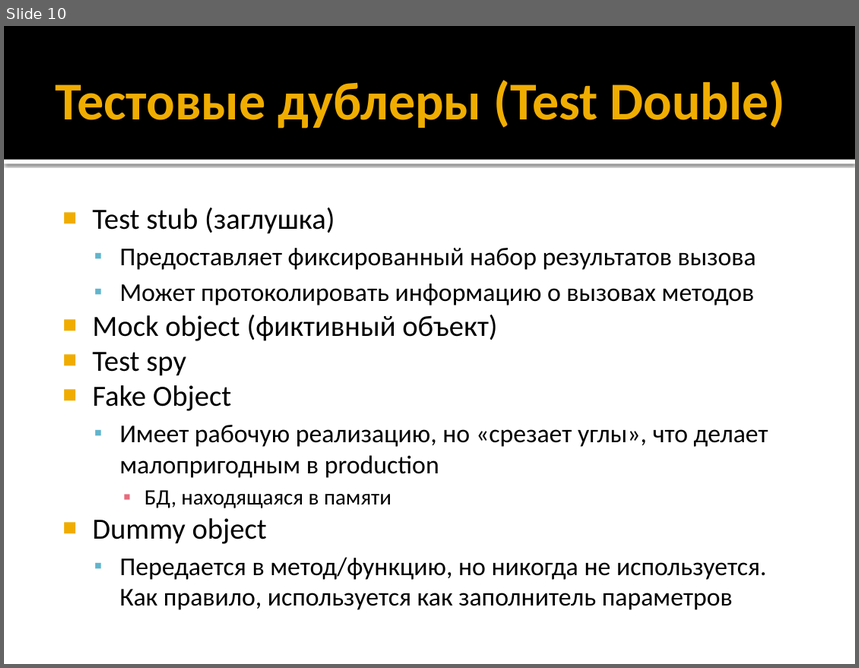
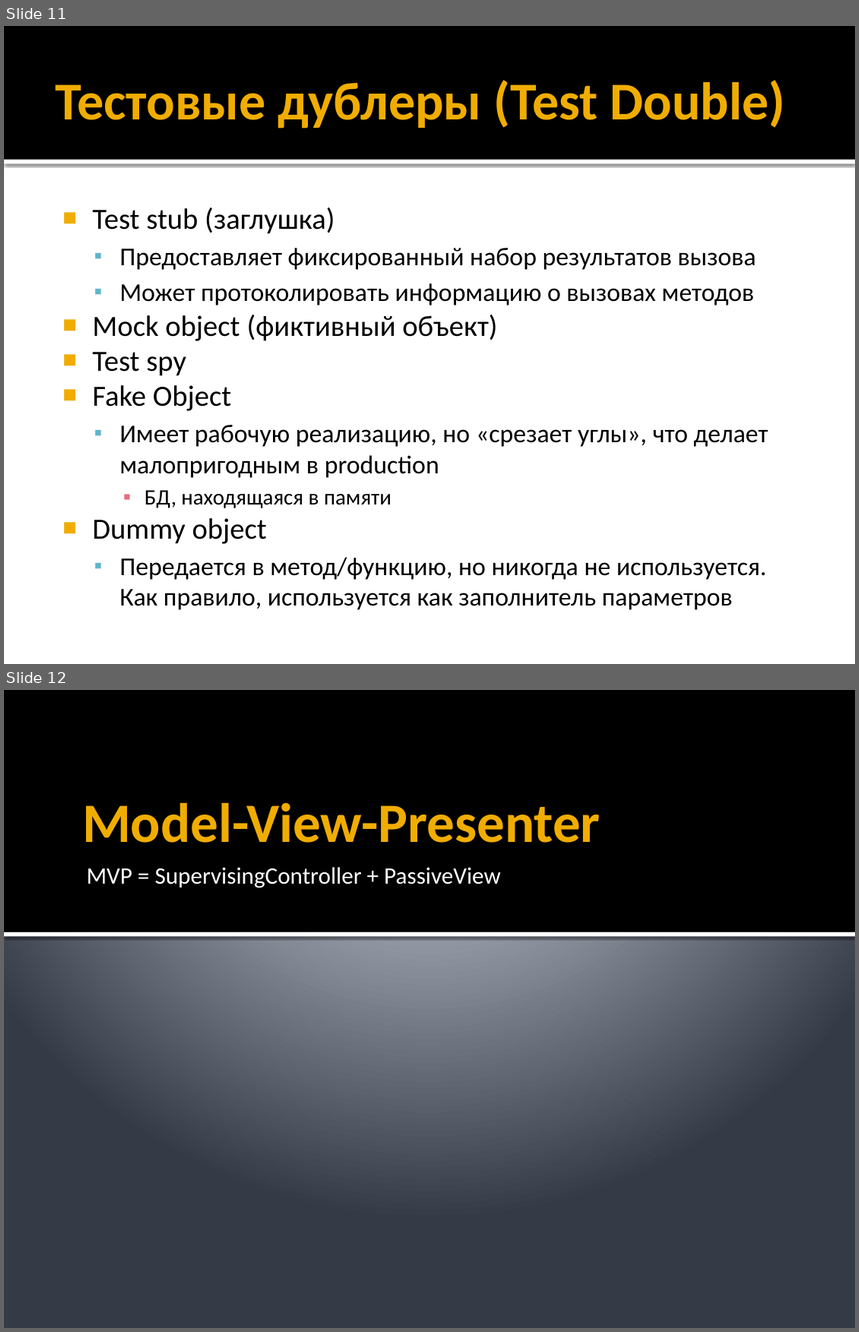
Before and after one commit to iv-sergius/ood, a slide deck: lectures/mvxx/mvxx.pptx. Shown one above the other, each under a label of ours: slide 10 before the commit, slides 11 and 12 after it. The pictures are 859x668 and 859x1332 pixels, drawn with LibreOffice and Linux fonts; fonts in the diff are those of the drawing. Boxes give left, top, right and bottom in pixels: in the first picture for what was removed or moved away, otherwise in the second. Text is boxed around its words. In the diff, an @@ line names an element or a change of style, - is before the commit and + after.

```diff
--- a/lectures/mvxx/mvxx.pptx
+++ b/lectures/mvxx/mvxx.pptx
@@ slide 12 added at <box>4,690,855,1328</box>, background gradient #C1C5D3 to #BFC4D2 to #353B47 @@
@@ rectangle added at <box>4,690,855,932</box>, fill #000000 @@
@@ title added at <box>82,802,601,843</box>, 47 pt, text #F0AD00, bold @@
+Model-View-Presenter
@@ text added at <box>87,867,501,888</box>, 20 pt, text #FFFFFF @@
+MVP = SupervisingController + PassiveView
@@ rectangle added at <box>4,932,855,937</box>, fill #FFFFFF @@
@@ what was slide 10 is now slide 11 @@
```
Also in this commit, not shown: 3 slides changed, 7 other slides added.
